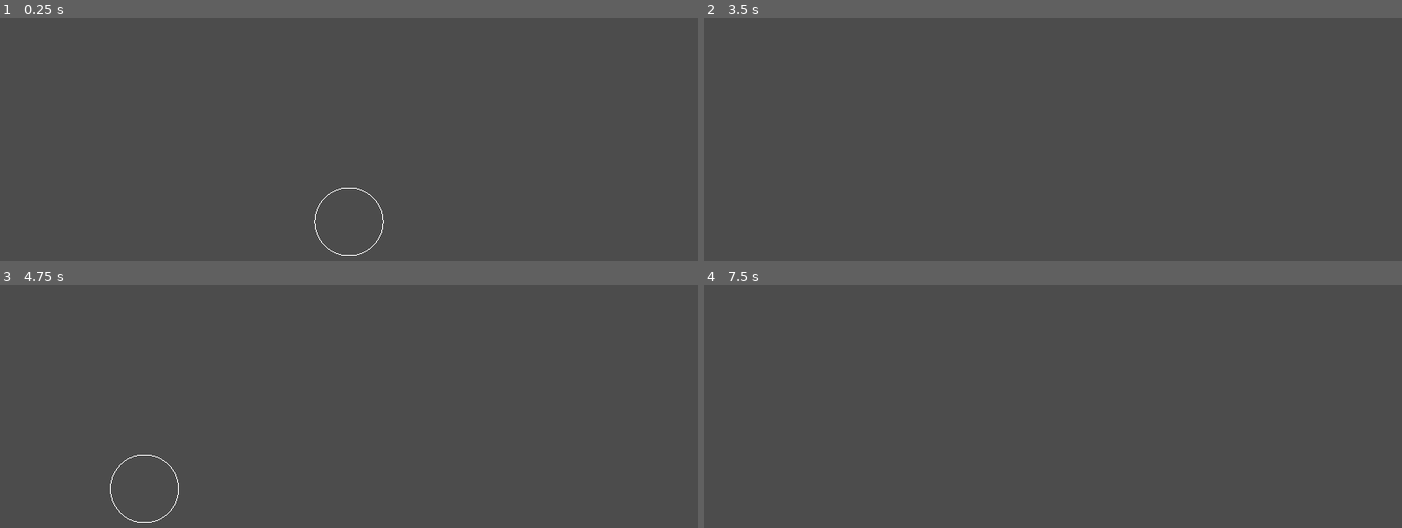
Above: before the commit, frames 1-4 (two rows, left to right).
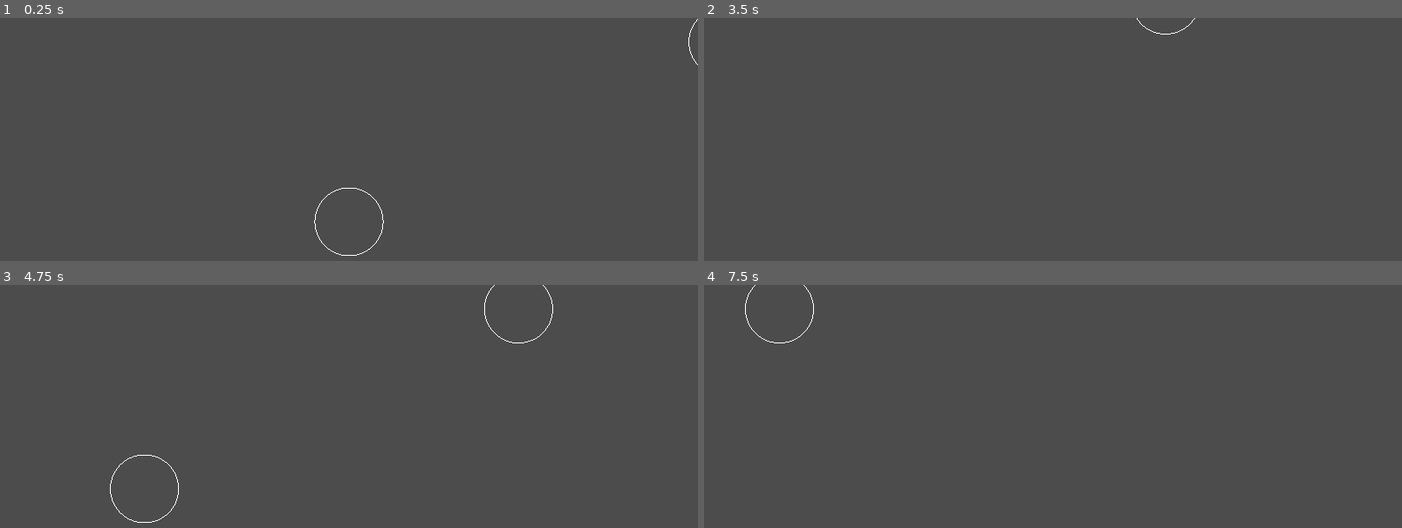
Above: after the commit, the same moments.

Repository: ftvkyo/baburu-kaosu
Game: Godot game, scene res://Main.tscn
The game is run twice, just before and just after one commit, with the same random seed, the same clock (stepped at 60 frames per second) and the same inputs.
Inputs:
- Up to frame 1 (0.25 s): no input
- Up to frame 2 (3.5 s): tap Enter at 0.5, 2.75 s; hold Right (ui_right) 0.53-1.28 s; hold Down (ui_down) 1.28-2.03 s; tap Space at 2 s; hold Right (ui_right) 2.03-2.78 s; hold Up (ui_up) from 2.78 s (still down)
- Up to frame 3 (4.75 s): tap Space at 3.5 s; release Up (ui_up) at 3.53 s; hold Left (ui_left) from 3.53 s (still down)
- Up to frame 4 (7.5 s): release Left (ui_left) at 5.03 s; hold Down (ui_down) 5.03-5.78 s; tap Enter at 5.75 s; hold Right (ui_right) 5.78-6.53 s; tap Space at 6.5 s; hold Up (ui_up) 6.53-7.28 s; hold Right (ui_right) from 7.28 s (still down)

The runs differ from the first frame. In frame 1, less than 0.1% of the frame differs, in the area x 98-100%, y 0-20%; in frame 2, less than 0.1%; in frame 3, less than 0.1%, in the area x 69-80%, y 0-25%; in frame 4, less than 0.1%.

Commit message:
Add Bubble instancing

Diff:
--- a/Bubble.gd
+++ b/Bubble.gd
@@ -1,4 +1,7 @@
 extends RigidBody2D
+
+
+export var color = Color(1.0, 1.0, 1.0)
 
 
 func _ready():
@@ -6,4 +9,17 @@
 
 
 func _draw():
-	draw_arc(position, 50, 0, PI*2, 360, Color(1.0, 1.0, 1.0))
+	draw_arc(position, 50, 0, PI*2, 360, color)
+
+
+func randomize_location():
+	position.x = Consts.GameArea.position.x + randf() * Consts.GameArea.size.x
+	position.y = Consts.GameArea.position.y + randf() * Consts.GameArea.size.y
+
+
+func randomize_color():
+	pass
+
+
+func randomize_resources():
+	pass
--- /dev/null
+++ b/Consts.gd
@@ -0,0 +1,4 @@
+extends Node
+
+export var BubblesToSpawn = 10
+export var GameArea = Rect2(-1000, -1000, 2000, 2000)
--- a/Main.gd
+++ b/Main.gd
@@ -1,8 +1,26 @@
 extends Node
+
+
+export (PackedScene) var bubble_scene
+
+
+var bubbles = []
+var current_bubble = 0
 
 
 func _ready():
 	randomize()
+
+	bubbles.push_back(bubble_scene.instance())
+	for _i in range(Consts.BubblesToSpawn - 1):
+		var bubble = bubble_scene.instance()
+		bubble.randomize_location()
+		bubble.randomize_color()
+		bubble.randomize_resources()
+		bubbles.push_back(bubble)
+
+	for i in range(Consts.BubblesToSpawn):
+		add_child(bubbles[i])
 
 
 func _process(delta):
--- a/Main.tscn
+++ b/Main.tscn
@@ -6,8 +6,7 @@
 
 [node name="Main" type="Node"]
 script = ExtResource( 2 )
-
-[node name="Bubble" parent="." instance=ExtResource( 1 )]
+bubble_scene = ExtResource( 1 )
 
 [node name="PlayerCamera" type="Camera2D" parent="."]
 current = true
--- a/project.godot
+++ b/project.godot
@@ -13,6 +13,10 @@
 config/name="baburu-kaosu"
 run/main_scene="res://Main.tscn"
 config/icon="res://icon.png"
+
+[autoload]
+
+Consts="*res://Consts.gd"
 
 [display]
 
